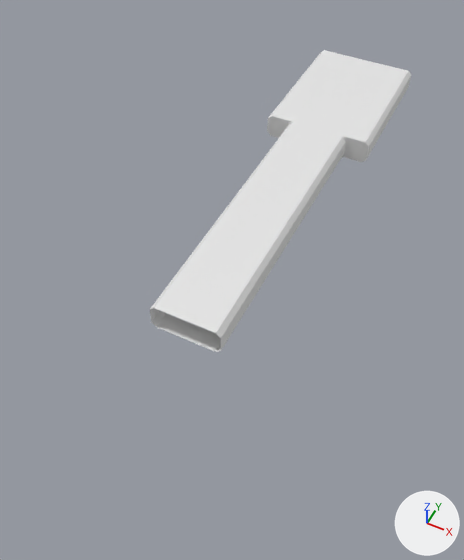
A saved change to the Blender file resources/Garage_Model/NewGaurage.blend.
Camera for both pictures: a 50 mm lens placed at (22.2, -12.0, 54.0), pointed at (-1.9, 36.2, -6.3). The lights are fixed; the arrows at lower right show +X, +Y and +Z.
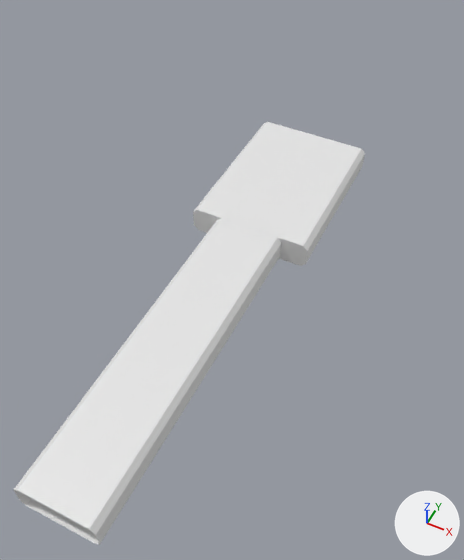
Where the change shows, as pixel boxes [x1, y1, x2, y2] in the pictures (464 x 560 px):
'Cylinder.003', added: after [14, 122, 365, 545]
'Cylinder', deleted: before [150, 50, 411, 352]

Edits to the bpy script that builds the scene:
```text
Add me_cylinder_001_1:
    me_cylinder_001_1.from_pydata(...)  # 204 vertices, 178 faces, 4 loose edges; spans x -8.2..6.5, y -38.9..34.1, z -1.6..1.7
Remove ob_cylinder:
    ob_cylinder = bpy.data.objects.new('Cylinder', me_cylinder)
    ob_cylinder.location = (1.0, 37.8, 1.7)
Add ob_cylinder_003:
    ob_cylinder_003 = bpy.data.objects.new('Cylinder.003', me_cylinder_001_1)
    ob_cylinder_003.location = (1.0, 38.9, 1.7)
```
